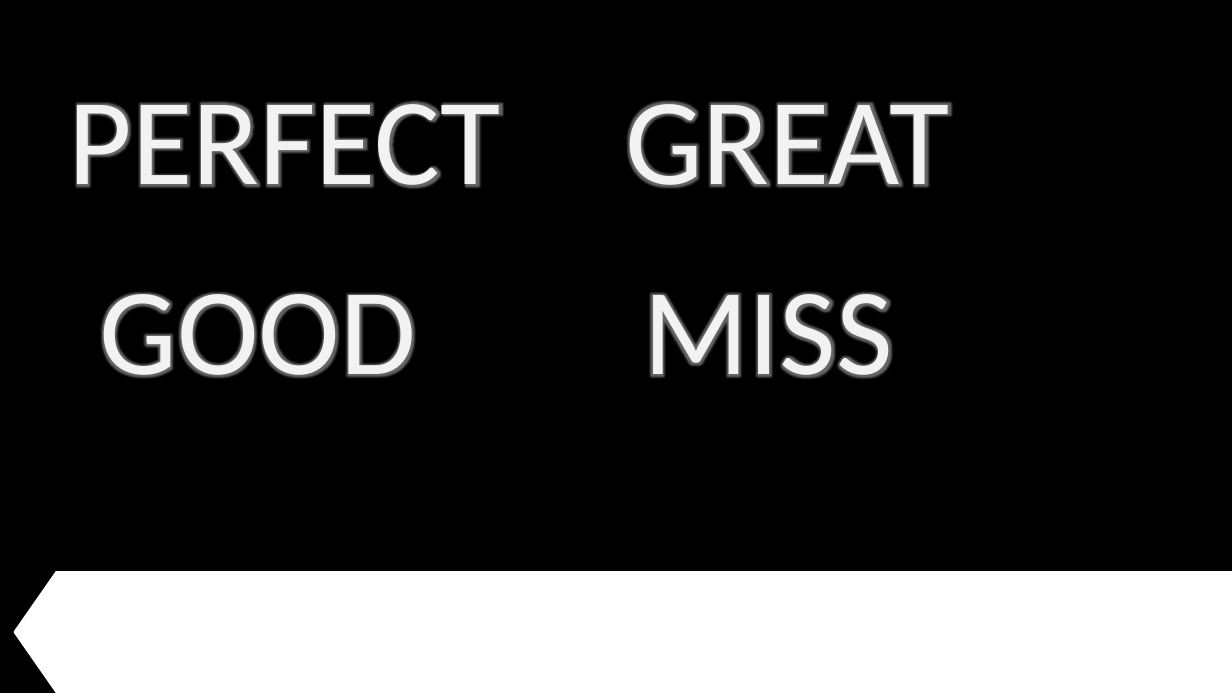
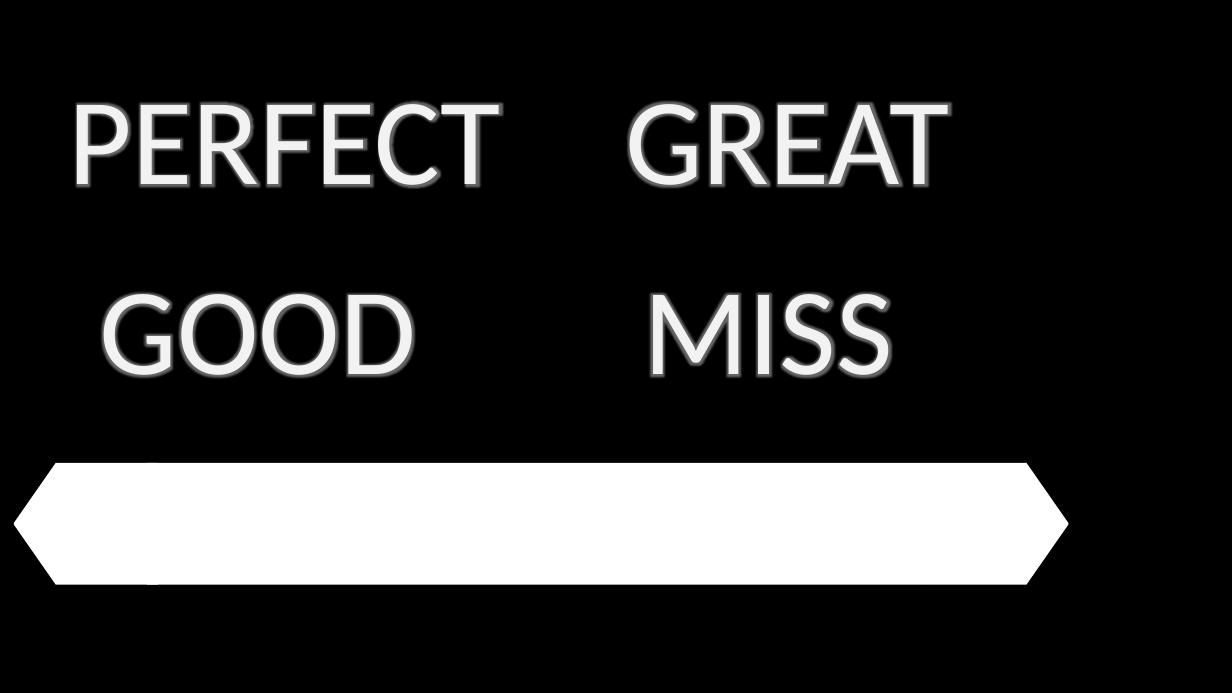
Before and after one commit to YuukiReiya/RhythmGame, a slide deck: slide 12 of resource.pptx. Drawn at 1232x693 pixels with LibreOffice and Linux fonts; fonts in the diff are those of the drawing. Boxes give left, top, right and bottom in pixels: in the first picture for what was removed or moved away, otherwise in the second. Text is boxed around its words. In the diff, an @@ line names an element or a change of style, - is before the commit and + after.

```diff
--- a/resource.pptx
+++ b/resource.pptx
@@ freeform shape moved from (x1=14, y1=571, x2=158, y2=632) to (x1=14, y1=463, x2=158, y2=524) @@
@@ rectangle resized from (x1=158, y1=571, x2=1232, y2=693) to (x1=147, y1=463, x2=924, y2=585) @@
@@ freeform shape added at (x1=924, y1=463, x2=1068, y2=524), fill #FFFFFF @@
@@ freeform shape moved from (x1=14, y1=632, x2=158, y2=693) to (x1=14, y1=524, x2=158, y2=585) @@
@@ freeform shape added at (x1=924, y1=524, x2=1068, y2=585), fill #FFFFFF @@
```
Also in this commit, not shown: 2 slides added, 1 slide removed.
